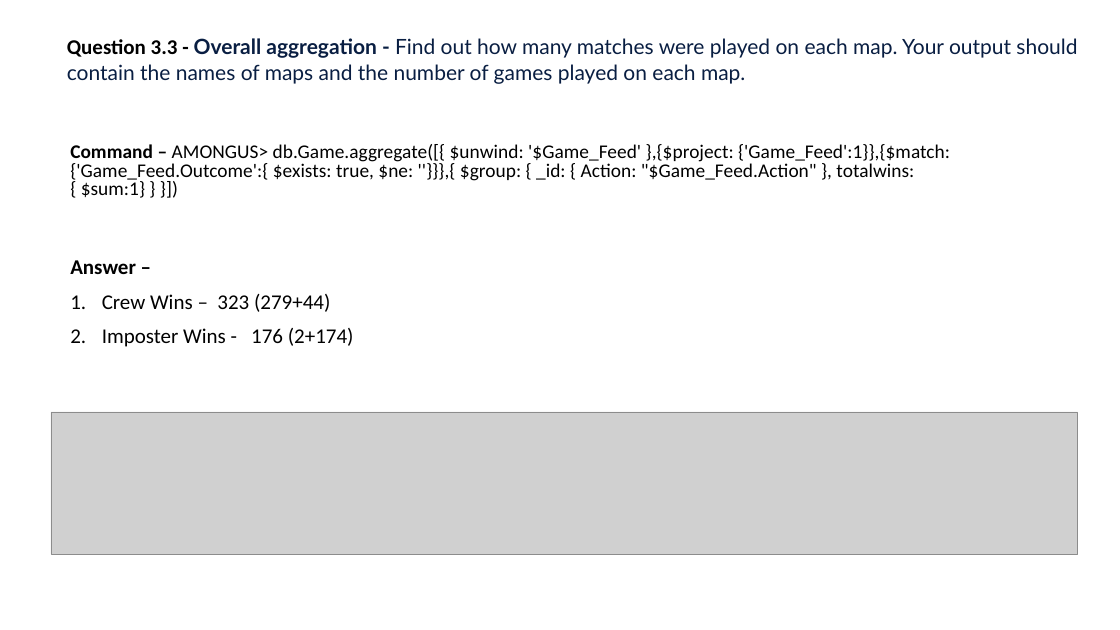
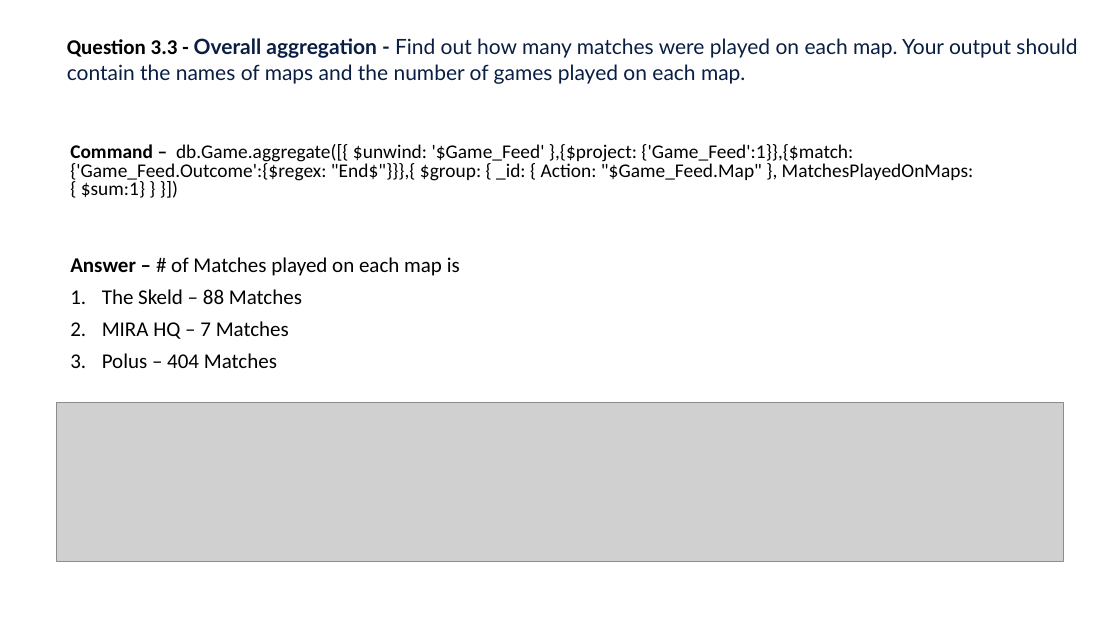
Before and after one commit to ballurai/AmongUSMongoDB-1, a slide deck: slide 13 of AmongUS Assignment.pptx. Drawn at 1120x630 pixels with LibreOffice and Linux fonts; fonts in the diff are those of the drawing; grey boxes stand for pictures. Boxes give left, top, right and bottom in pixels: in the first picture for what was removed or moved away, otherwise in the second. Text is boxed around its words. In the diff, an @@ line names an element or a change of style, - is before the commit and + after.

Commit message:
AmongUS assignment - added section 3.3 commit

```diff
--- a/AmongUS Assignment.pptx
+++ b/AmongUS Assignment.pptx
@@ text at (x1=70, y1=144, x2=974, y2=198): text changed @@
-Command – AMONGUS> db.Game.aggregate([{ $unwind: '$Game_Feed' },{$project: {'Game_Feed':1}},{$match:{'Game_Feed.Outcome':{ $exists: true, $ne: ''}}},{ $group: { _id: { Action: "$Game_Feed.Action" }, totalwins: { $sum:1} } }])
+Command – db.Game.aggregate([{ $unwind: '$Game_Feed' },{$project: {'Game_Feed':1}},{$match:{'Game_Feed.Outcome':{$regex: "End$"}}},{ $group: { _id: { Action: "$Game_Feed.Map" }, MatchesPlayedOnMaps: { $sum:1} } }])
@@ text at (x1=70, y1=257, x2=460, y2=368): text changed @@
-Answer –
-1. Crew Wins – 323 (279+44)
-2. Imposter Wins - 176 (2+174)
+Answer – # of Matches played on each map is
+1. The Skeld – 88 Matches
+2. MIRA HQ – 7 Matches
+3. Polus – 404 Matches
@@ picture resized from (x1=51, y1=412, x2=1078, y2=554) to (x1=56, y1=403, x2=1064, y2=562) @@
```
Also in this commit, not shown: 1 other slide changed, 2 slides added.
